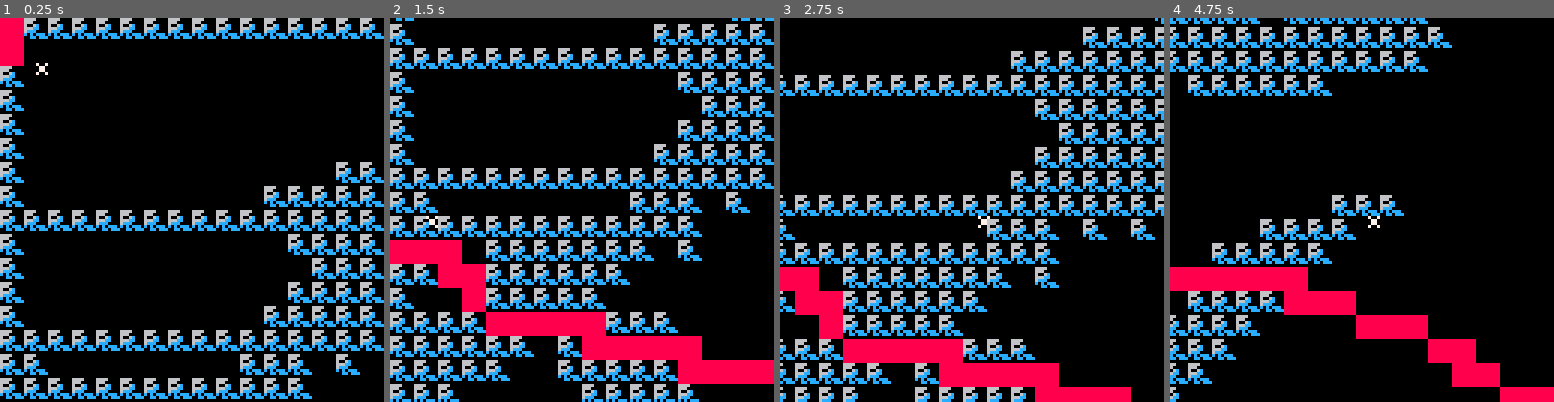
Above: before the commit, frames 1-4 (left to right).
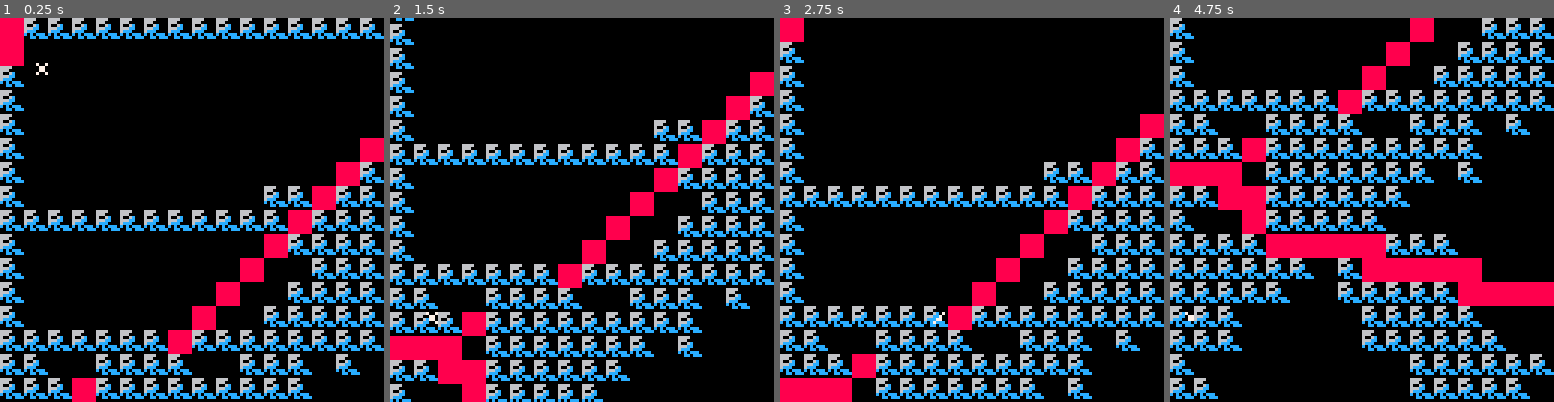
Above: after the commit, the same moments.

Repository: pratik2709/anotherPlatformer
Game: PICO-8 cartridge player.p8
Two runs of this game, one before a commit and one after it. Both use one fixed random seed, a clock stepped at 60 frames per second and the inputs below.
Inputs:
- Up to frame 1 (0.25 s): no input
- Up to frame 2 (1.5 s): tap O (Z key) at 0.7 s
- Up to frame 3 (2.75 s): hold Right 1.6-2.1 s; tap O (Z key) at 1.7, 2.1, 2.5 s; hold Right from 2.47 s (still down)
- Up to frame 4 (4.75 s): tap O (Z key) every 0.4 s from 2.9 to 4.5 s; release Right at 3.03 s; hold Left 3.08-3.58 s; hold Down 3.63-3.97 s; hold Right 4.02-4.68 s

The runs differ from the first frame. In frame 1, 4.6% of the frame differs, in the area x 18-100%, y 31-100%; in frame 2, 32%; in frame 3, 42%; in frame 4, 43%, in the area x 0-100%, y 0-100%.

Commit message:
towards perfect co-ordinates

Diff:
--- a/player.p8
+++ b/player.p8
@@ -36,17 +36,20 @@
  --of bounds. 16 is length of map u are currently viewing
  --in the viewport
  -- leftmost bound for x
- if self.x<0 then
-  self.x=0
- end
-
- if self.y<0 then
-  self.y=0
- end
+ -- if self.x<0 then
+ --  self.x=0
+ -- end
+ --
+ -- if self.y<0 then
+ --  self.y=0
+ -- end
 
 --right-most bound for x
-self.x = mid(0,self.x,1024-128)
--- self.y = mid(0,self.y,1024-128)
+-- from jelpi game
+-- cx=mid(cx,64,128*8-64)
+-- cy=mid(cy,64,64*8-64)
+  self.x = mid(0,self.x,1024-128)
+  self.y = mid(0,((playery+32)-self.mapheight),(512-64)+32)
  -- if self.x>(self.mapwidth-16)*16 then
  --   self.x = (self.mapwidth-16)*16
  -- end
@@ -70,7 +73,7 @@
 function _init()
  level2=false
  mapwidth = 64
- mapheight = 64
+ mapheight = 128
  mycam = cam:new(mapwidth, mapheight)
  player1 = player:new(10,10)
  stars = {}
@@ -739,25 +742,25 @@
 0001000300000000000000000000000000000000000000000000000000000000000000000000000000000000000000000000000000000000000000000000000000000000000000000000000000000000000000000000000000000000000000000000000000000000000000000000000000000000000000000000000000000000
 0000000000000000000000000000000000000000000000000000000000000000000000000000000000000000000000000000000000000000000000000000000000000000000000000000000000000000000000000000000000000000000000000000000000000000000000000000000000000000000000000000000000000000
 __map__
-0102020202020202020202020202020202020202020202020202020200000000000000000000000000000000000000000000000000000000000000000000000000000000000000000000000000000000000001010100000000000000000000000000000000000000000000000000000000000101010100000000000000010101
-0100000000000000000000000000000000000000000000000200020200000000000000000000000000000000000000000000000000000000000000000000000000000000000000000000000000000000000000000000000000000000000000000000000000000000000000000000000000000000000000000000000000000000
-0200000000000000000000000000000000020202000202020202000000000000000000000000000000000000000000000000000000000000000000000000000000000000000000000000000000000000000000000000000000000000000000000000000000000000000000000000000000000000000000000000000000000000
-0200000000000000000000000000000000020202020202020200000000000000000000000000000000000000000000000000000000000000000000000000000000000000000000000000000000000000000000000000000000000000000000000000000000000000000000000000000000000000000000000000000000000000
-0200000000000000000000000000000000020002020202020000020200000000000000000000000000000000000000000000000000000000000000000000000000000000000000000000000000000000000000000000000000000000000000000000000000000000000000000000000000000000000000000000000000000000
-0200000000000000000000000000000000020200020202020202020200000000000000000000000000000000000000000000000000000000000000000000000000000000000000000000000000000000000000000000000000000000000000000000000000000000000000000000000000000000000000000000000000000000
-0200000000000000000000000000020202020202020202020202020000000000000000000000000000000000000000000000000000000000000000000000000000000000000000000000000000000000000000000000000000000000000000000000000000000000000000000000000000000000000000000000000000000000
-0200000000000000000000020202020202020202020202020202020200000000000000000000000000000000000000000000000000000000000000000000000000000000000000000000000000000000000000000000000000000000000000000000000000000000000000000000000000000000000000000000000000000000
-0202020202020202020202020202020202020202020200020202020200000000000000000000000000000000000000000000000000000000000000000000000000000000000000000000000000000000000000000000000000000000000000000000000000000000000000000000000000000000000000000000000000000000
-0200000000000000000000000202020202020202020000020002020000000000000000000000000000000000000000000000000000000000000000000000000000000000000000000000000000000000000000000000000000000000000000000000000000000000000000000000000000000000000000000000000000000000
-0200000000000000000000000002020202020202020002020002020202000000000000000000000000000000000000000000000000000000000000000000000000000000000000000000000000000000000000000000000000000000000000000000000000000000000000000000000000000000000000000000000000000000
-0200000000000000000000000202020202020202020002020202020200000000000000000000000000000000000000000000000000000000000000000000000000000000000000000000000000000000000000000000000000000000000000000000000000000000000000000000000000000000000000000000000000000000
-0200000000000000000000020202020202020202020202020202020202000000000000000000000000000000000000000000000000000000000000000000000000000000000000000000000000000000000000000000000000000000000000000000000000000000000000000000000000000000000000000000000000000000
-0202020202020202020202020202020202020202020202020202020200000000000000000000000000000000000000000000000000000000000000000000000000000000000000000000000000000000000000000000000000000000000000000000000000000000000000000000000000000000000000000000000000000000
-0202000000000000000002020200020002000202020202020000000000000000000000000000000000000000000000000000000000000000000000000000000000000000000000000000000000000000000000000000000000000000000000000000000000000000000000000000000000000000000000000000000000000000
-0202020202020202020202020200000000000000000000000000000000000000000000000000000000000000000000000000000000000000000000000000000000000000000000000000000000000000000000000000000000000000000000000000000000000000000000000000000000000000000000000000000000000000
+0102020202020202020202020202020202020202010202020202020200000000000000000000000000000000000000000000000000000000000000000000000000000000000000000000000000000000000001010100000000000000000000000000000000000000000000000000000000000101010100000000000000010101
+0100000000000000000000000000000000000001000000000200020200000000000000000000000000000000000000000000000000000000000000000000000000000000000000000000000000000000000000000000000000000000000000000000000000000000000000000000000000000000000000000000000000000000
+0200000000000000000000000000000000020102000202020202000000000000000000000000000000000000000000000000000000000000000000000000000000000000000000000000000000000000000000000000000000000000000000000000000000000000000000000000000000000000000000000000000000000000
+0200000000000000000000000000000000010202020202020200000000000000000000000000000000000000000000000000000000000000000000000000000000000000000000000000000000000000000000000000000000000000000000000000000000000000000000000000000000000000000000000000000000000000
+0200000000000000000000000000000001020002020202020000020200000000000000000000000000000000000000000000000000000000000000000000000000000000000000000000000000000000000000000000000000000000000000000000000000000000000000000000000000000000000000000000000000000000
+0200000000000000000000000000000100020200020202020202020200000000000000000000000000000000000000000000000000000000000000000000000000000000000000000000000000000000000000000000000000000000000000000000000000000000000000000000000000000000000000000000000000000000
+0200000000000000000000000000010202020202020202020202020000000000000000000000000000000000000000000000000000000000000000000000000000000000000000000000000000000000000000000000000000000000000000000000000000000000000000000000000000000000000000000000000000000000
+0200000000000000000000020201020202020202020202020202020200000000000000000000000000000000000000000000000000000000000000000000000000000000000000000000000000000000000000000000000000000000000000000000000000000000000000000000000000000000000000000000000000000000
+0202020202020202020202020102020202020202020200020202020200000000000000000000000000000000000000000000000000000000000000000000000000000000000000000000000000000000000000000000000000000000000000000000000000000000000000000000000000000000000000000000000000000000
+0200000000000000000000010202020202020202020000020002020000000000000000000000000000000000000000000000000000000000000000000000000000000000000000000000000000000000000000000000000000000000000000000000000000000000000000000000000000000000000000000000000000000000
+0200000000000000000001000002020202020202020002020002020202000000000000000000000000000000000000000000000000000000000000000000000000000000000000000000000000000000000000000000000000000000000000000000000000000000000000000000000000000000000000000000000000000000
+0200000000000000000100000202020202020202020002020202020200000000000000000000000000000000000000000000000000000000000000000000000000000000000000000000000000000000000000000000000000000000000000000000000000000000000000000000000000000000000000000000000100000000
+0200000000000000010000020202020202020202020202020202020202000000000000000000000000000000000000000000000000000000000000000000000000000000000000000000000000000000000000000000000000000000000000000000000000000000000000000000000000000000000000000000000000000000
+0202020202020201020202020202020202020202020202020202020200000000000000000000000000000000000000000000000000000000000000000000000000000000000000000000000000000000000000000000000000000000000000000000000000000000000000000000000000000000000000000000000000000000
+0202000002020202000002020200020002000202020202020000000000000000000000000000000000000000000000000000000000000000000000000000000000000000000000000000000000000000000000000000000000000000000000000000000000000000000000000000000000000000000000000000000000000000
+0202020102020202020202020200000000000000000000000000000000000000000000000000000000000000000000000000000000000000000000000000000000000000000000000000000000000000000000000000000000000000000000000000000000000000000000000000000000000000000000010000000000000000
 0101010002020202020202000200000000000000000000000000000000000000000000000000000000000000000000000000000000000000000000000000000000000000000000000000000000000000000000000000000000000000000000000000000000000000000000000000000000000000000000000000000000000000
-0202010102020202020200000000000000000000000000000000000000000000000000000000000000000000000000000000000000000000000000000000000000000000000000000000000000000000000000000000000000000000000000000000000000000000000000000000000000000000000000000000000000000000
-0200000102020202020000000000000000000000000000000000000000000000000000000000000000000000000000000000000000000000000000000000000000000000000000000000000000000000000000000000000000000000000000000000000000000000000000000000000000000000000000000000000000000000
+0202010102020202020200000000000000000000000000000000000000000000000000000000000000000000000000000000000000000000000000000000000000000000000000000000000000000000000000000000000000000000000000000000000000000000000000000000000000000000000100000000000000000000
+0200000102020202020000000000000000000000000000000000000000000000000000000000000000000000000000000000000000000000000000000000000000000000000000000000000000000000000000000000000000000000000000000000000000000000000000000000000000000000010000000000000000000000
 0202020201010101010202020000000000000000000000000202020000000000000000000000000000000000000000000000000000000000000000000000000000000000000000000000000000000000000000000000000000000000000000000000000000000000000000000000000000000000000000000000000000000000
 0202020202020002010101010100000000000000000202020200000000000000000000000000000000000000000000000000000000000000000000000000000000000000000000000000000000000000000000000000000000000000000000000000000000000000000000000000000000000000000000000000000000000000
 0202020202000002020202020101010100000002020202020000000000000000000000000000000000000000000000000000000000000000000000000000000000000000000000000000000000000000000000000000000000000000000000000000000000000000000000000000000000000000000000000000000000000000
